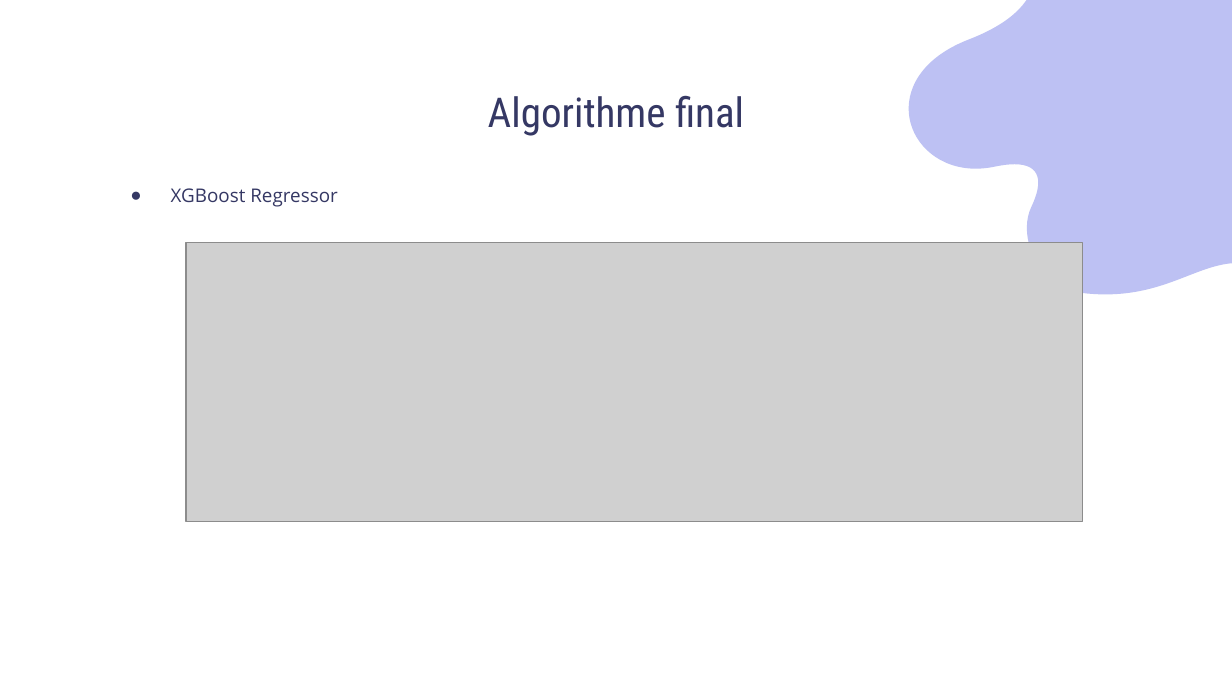
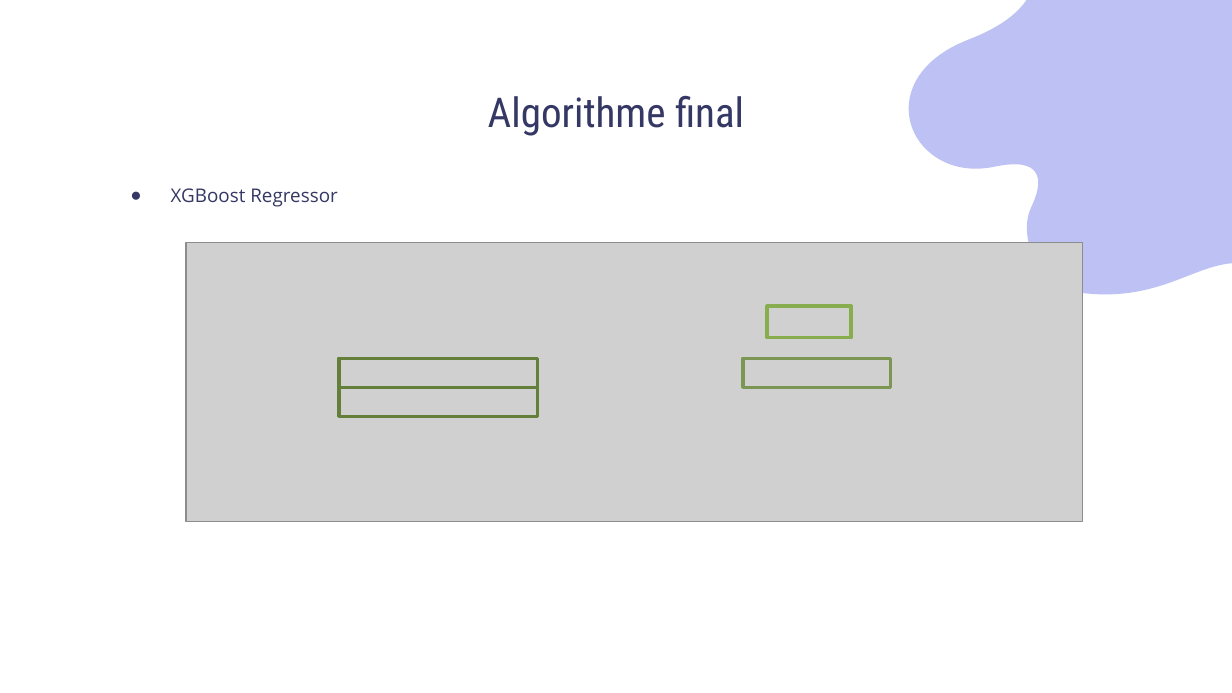
Before and after one commit to Sylvariane/Anticipez_les_besoins_en_electricite, a slide deck: slide 21 of Pélec_03_presentation.pptx (slide 19 before the commit). Drawn at 1232x693 pixels with LibreOffice and Linux fonts; fonts in the diff are those of the drawing; grey boxes stand for pictures. Boxes give left, top, right and bottom in pixels: in the first picture for what was removed or moved away, otherwise in the second. Text is boxed around its words. In the diff, an @@ line names an element or a change of style, - is before the commit and + after.

```diff
--- a/Pélec_03_presentation.pptx
+++ b/Pélec_03_presentation.pptx
@@ group added at [339, 306, 891, 416]: 4 rectangles @@
```
Also in this commit, not shown: 12 other slides changed, 7 slides added, 1 slide removed, 2 other files.
